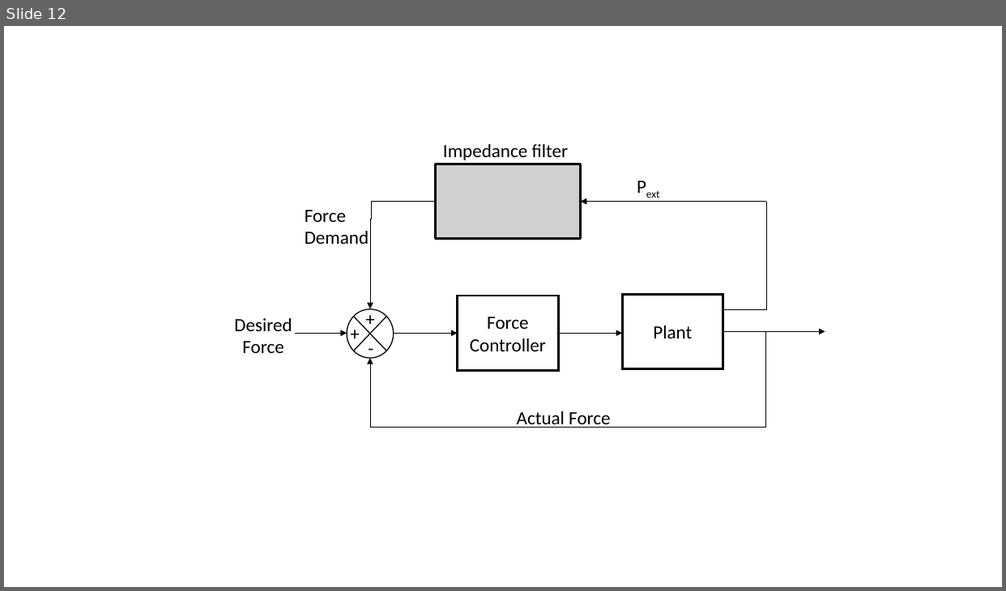
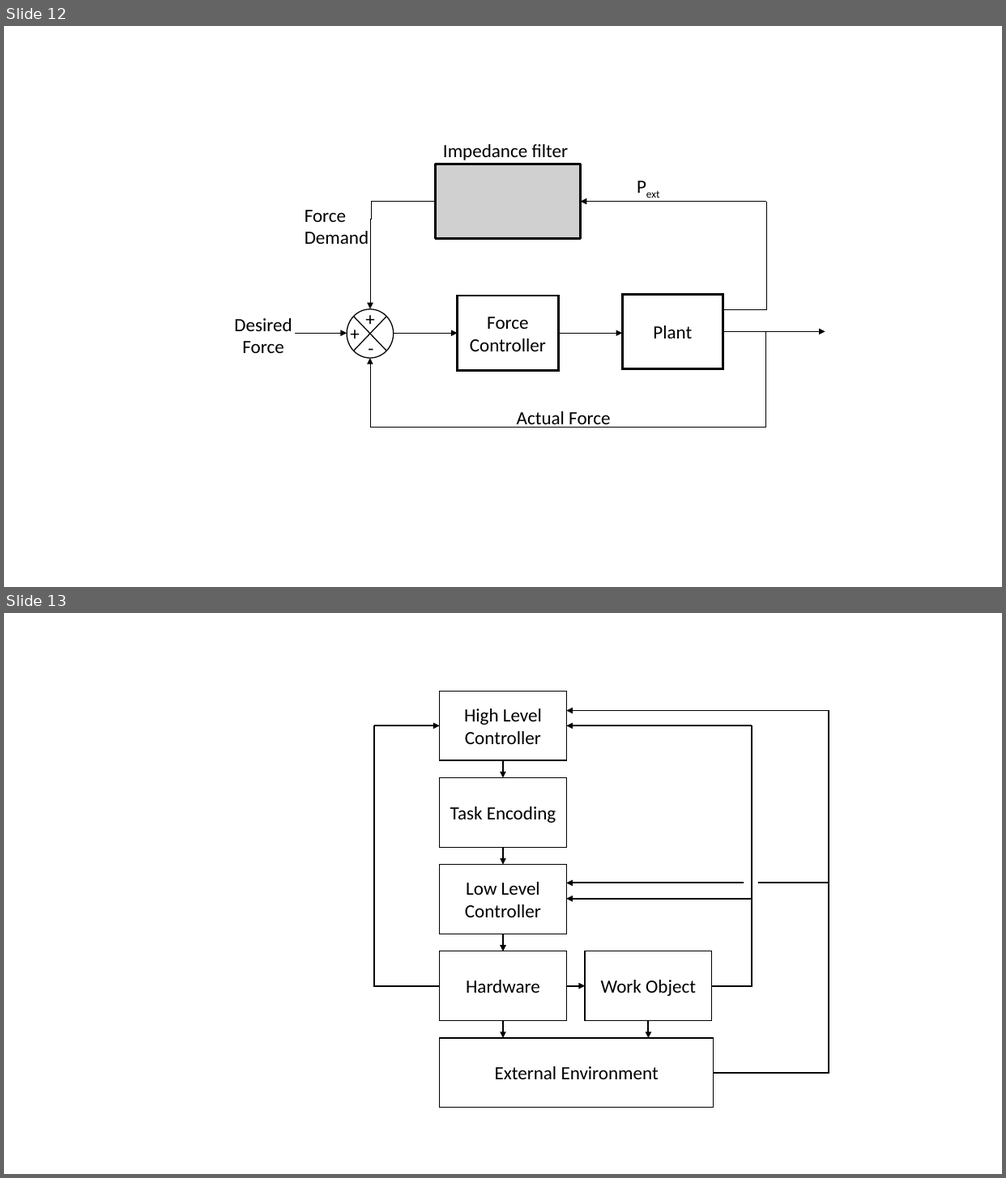
Before and after one commit to adammetcalf/PhD, a slide deck: Modelling/MyPAM Modelling.pptx. Shown one above the other, each under a label of ours: slide 12 before the commit, slides 12 and 13 after it. The pictures are 1006x591 and 1006x1178 pixels, drawn with LibreOffice and Linux fonts; fonts in the diff are those of the drawing; grey boxes stand for pictures. Boxes give left, top, right and bottom in pixels: in the first picture for what was removed or moved away, otherwise in the second. Text is boxed around its words. In the diff, an @@ line names an element or a change of style, - is before the commit and + after.

```diff
--- a/Modelling/MyPAM Modelling.pptx
+++ b/Modelling/MyPAM Modelling.pptx
@@ slide 13 added at box(4, 613, 1002, 1174), background #FFFFFF @@
@@ rectangle added at box(440, 691, 567, 760), fill #FFFFFF, outline #000000 1 pt, 18 pt, text #000000 @@
+High Level Controller
@@ arrow added from (374, 726) to (440, 726), #000000 1.5 pt @@
@@ elbow line added from (440, 986) to (374, 726), #000000 1.5 pt @@
@@ arrow added from (752, 726) to (566, 726), #000000 1.5 pt @@
@@ arrow added from (829, 710) to (566, 710), #000000 1.5 pt @@
@@ elbow line added from (712, 986) to (752, 726), #000000 1.5 pt @@
@@ elbow line added from (714, 1072) to (829, 710), #000000 1.5 pt @@
@@ rectangle added at box(440, 777, 567, 847), fill #FFFFFF, outline #000000 1 pt, 18 pt, text #000000 @@
+Task Encoding
@@ arrow added from (503, 760) to (503, 777), #000000 1.5 pt @@
@@ arrow added from (503, 847) to (503, 865), #000000 1.5 pt @@
@@ rectangle added at box(440, 865, 567, 934), fill #FFFFFF, outline #000000 1 pt, 18 pt, text #000000 @@
+Low Level Controller
@@ arrow added from (752, 899) to (566, 899), #000000 1.5 pt @@
@@ arrow added from (744, 884) to (566, 884), #000000 1.5 pt @@
@@ line added from (759, 884) to (829, 884), #000000 1.5 pt @@
@@ rectangle added at box(440, 952, 567, 1021), fill #FFFFFF, outline #000000 1 pt, 18 pt, text #000000 @@
+Hardware
@@ arrow added from (503, 934) to (503, 952), #000000 1.5 pt @@
@@ rectangle added at box(585, 952, 712, 1021), fill #FFFFFF, outline #000000 1 pt, 18 pt, text #000000 @@
+Work Object
@@ arrow added from (566, 986) to (585, 986), #000000 1.5 pt @@
@@ arrow added from (503, 1021) to (503, 1038), #000000 1.5 pt @@
@@ arrow added from (649, 1021) to (649, 1038), #000000 1.5 pt @@
@@ rectangle added at box(440, 1038, 714, 1108), fill #FFFFFF, outline #000000 1 pt, 18 pt, text #000000 @@
+External Environment
```
Also in this commit, not shown: 1 other slide added, 11 other files.
